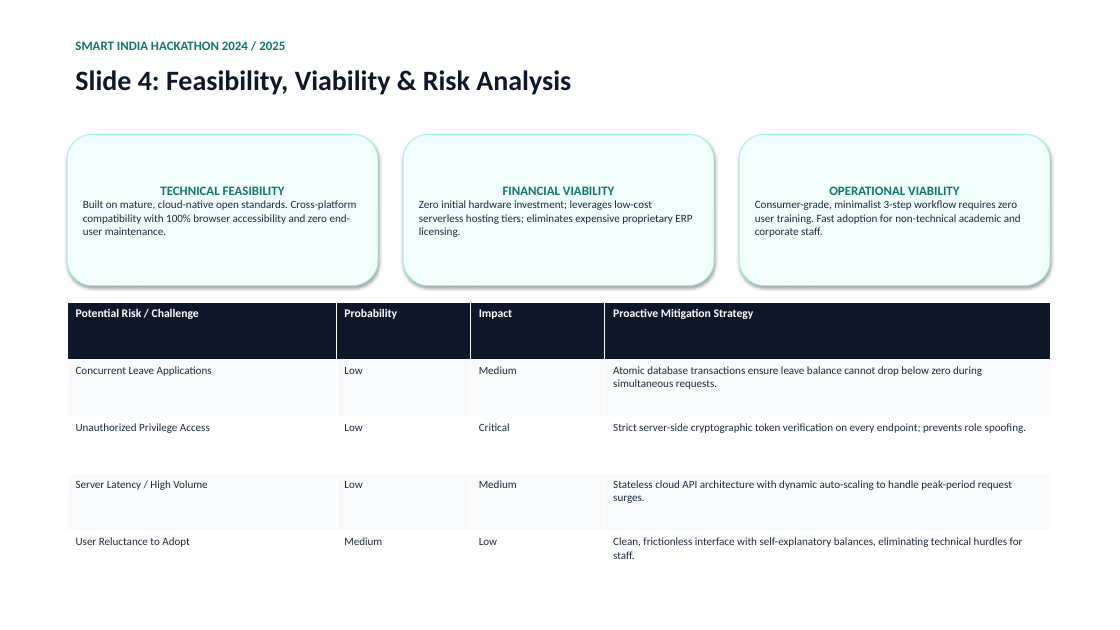
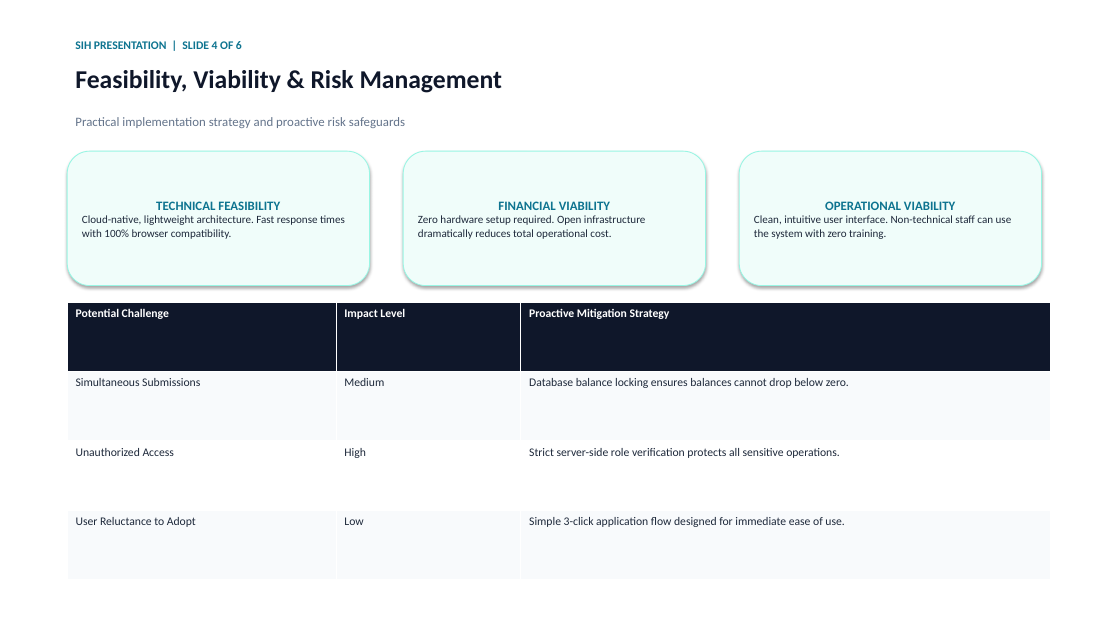
Before and after one commit to Kunal988-gif/Employee-Management-06, a slide deck: slide 4 of Employee_Leave_Management_System_SIH.pptx. Drawn at 1120x630 pixels with LibreOffice and Linux fonts; fonts in the diff are those of the drawing. Boxes give left, top, right and bottom in pixels: in the first picture for what was removed or moved away, otherwise in the second. Text is boxed around its words. In the diff, an @@ line names an element or a change of style, - is before the commit and + after.

```diff
--- a/Employee_Leave_Management_System_SIH.pptx
+++ b/Employee_Leave_Management_System_SIH.pptx
@@ text at (75,41,242,49): text changed; size 11 to 10 pt; text colour #0F766E to #0E7490 @@
-SMART INDIA HACKATHON 2024 / 2025
+SIH PRESENTATION | SLIDE 4 OF 6
@@ text at (75,70,502,93): text changed; size 24 to 22 pt @@
-Slide 4: Feasibility, Viability & Risk Analysis
+Feasibility, Viability & Risk Management
@@ text added at (75,117,405,128), 11 pt, text #64748B @@
+Practical implementation strategy and proactive risk safeguards
@@ rounded rectangle "TECHNICAL FEASIBILITY": place and size @@
-rounded rectangle "TECHNICAL FEASIBILITY" at (67,134,378,286)
+rounded rectangle "TECHNICAL FEASIBILITY" at (67,151,370,286)
@@ rounded rectangle "FINANCIAL VIABILITY": place and size @@
-rounded rectangle "FINANCIAL VIABILITY" at (403,134,714,286)
+rounded rectangle "FINANCIAL VIABILITY" at (403,151,706,286)
@@ rounded rectangle "OPERATIONAL VIABILITY": place and size @@
-rounded rectangle "OPERATIONAL VIABILITY" at (739,134,1050,286)
+rounded rectangle "OPERATIONAL VIABILITY" at (739,151,1042,286)
@@ text in rounded rectangle at (156,201,280,210): text colour #0F766E to #0E7490 in "TECHNICAL FEASIBILITY" @@
@@ text in rounded rectangle at (498,201,610,210): text colour #0F766E to #0E7490 in "FINANCIAL VIABILITY" @@
@@ text in rounded rectangle at (825,201,955,210): text colour #0F766E to #0E7490 in "OPERATIONAL VIABILITY" @@
@@ text in rounded rectangle at (82,215,345,239): text changed @@
-Built on mature, cloud-native open standards. Cross-platform compatibility with 100% browser accessibility and zero end-user maintenance.
+Cloud-native, lightweight architecture. Fast response times with 100% browser compatibility.
@@ text in rounded rectangle at (418,215,646,239): text changed @@
-Zero initial hardware investment; leverages low-cost serverless hosting tiers; eliminates expensive proprietary ERP licensing.
+Zero hardware setup required. Open infrastructure dramatically reduces total operational cost.
@@ text in rounded rectangle at (754,215,1012,239): text changed @@
-Consumer-grade, minimalist 3-step workflow requires zero user training. Fast adoption for non-technical academic and corporate staff.
+Clean, intuitive user interface. Non-technical staff can use the system with zero training.
@@ table at (67,302,1050,580) @@
-Potential Risk / Challenge | Probability | Impact | Proactive Mitigation Strategy
-Concurrent Leave Applications | Low | Medium | Atomic database transactions ensure leave balance cannot drop below zero during simultaneous requests.
-Unauthorized Privilege Access | Low | Critical | Strict server-side cryptographic token verification on every endpoint; prevents role spoofing.
-Server Latency / High Volume | Low | Medium | Stateless cloud API architecture with dynamic auto-scaling to handle peak-period request surges.
-User Reluctance to Adopt | Medium | Low | Clean, frictionless interface with self-explanatory balances, eliminating technical hurdles for staff.
+Potential Challenge | Impact Level | Proactive Mitigation Strategy
+Simultaneous Submissions | Medium | Database balance locking ensures balances cannot drop below zero.
+Unauthorized Access | High | Strict server-side role verification protects all sensitive operations.
+User Reluctance to Adopt | Low | Simple 3-click application flow designed for immediate ease of use.
```
Also in this commit, not shown: 2 other slides changed, 3 slides added, 3 slides removed.
